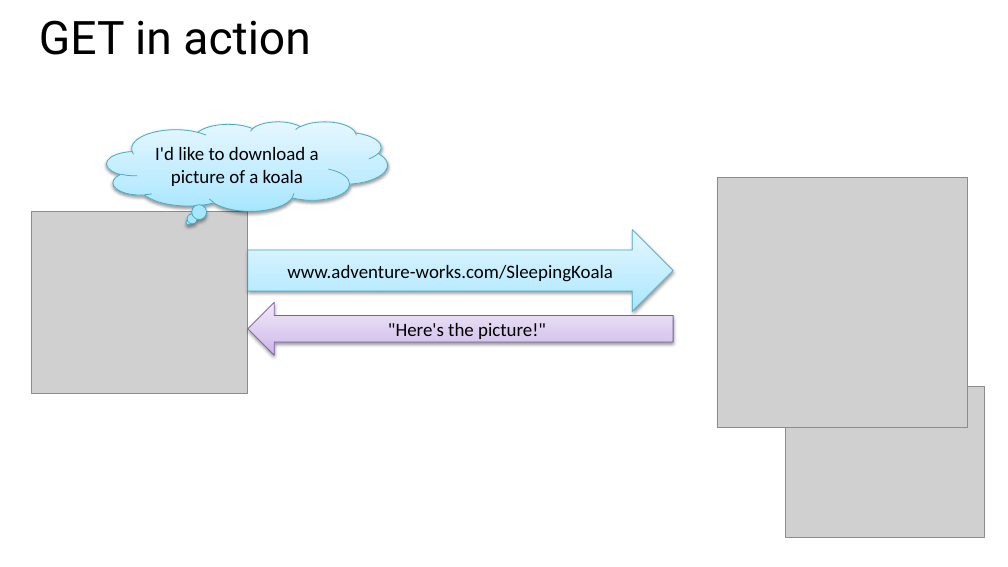
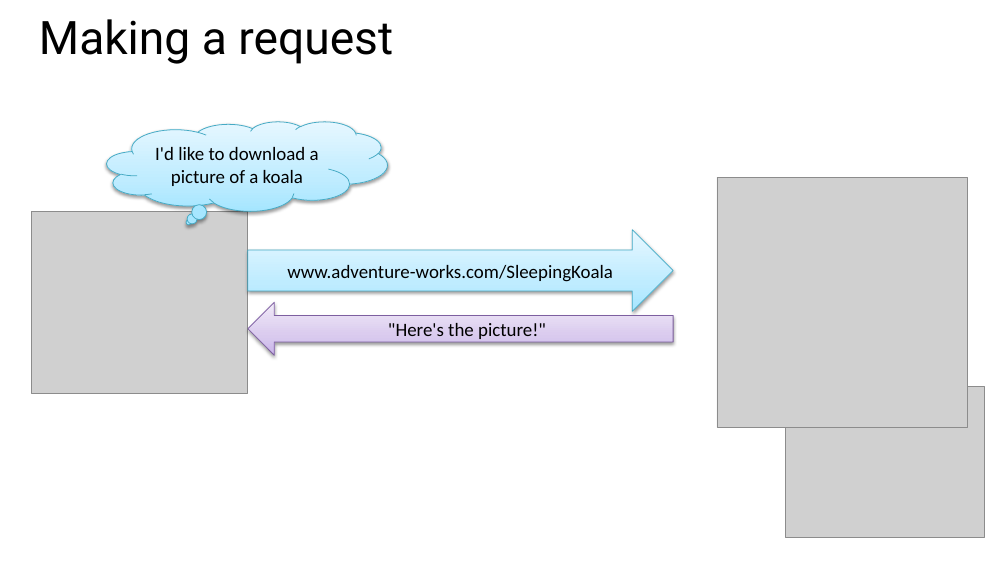
Before and after one commit to GeekTrainer/Flask, a slide deck: slide 8 of Slides/Module 2 - Creating web pages in Flask.pptx (slide 10 before the commit). Drawn at 1008x567 pixels with LibreOffice and Linux fonts; fonts in the diff are those of the drawing; grey boxes stand for pictures. Boxes give left, top, right and bottom in pixels: in the first picture for what was removed or moved away, otherwise in the second. Text is boxed around its words. In the diff, an @@ line names an element or a change of style, - is before the commit and + after.

```diff
--- a/Slides/Module 2 - Creating web pages in Flask.pptx
+++ b/Slides/Module 2 - Creating web pages in Flask.pptx
@@ title at (39, 19, 393, 64): text changed @@
-GET in action
+Making a request
```
Also in this commit, not shown: 2 other slides changed, 4 slides added, 1 slide removed, 2 other files.
